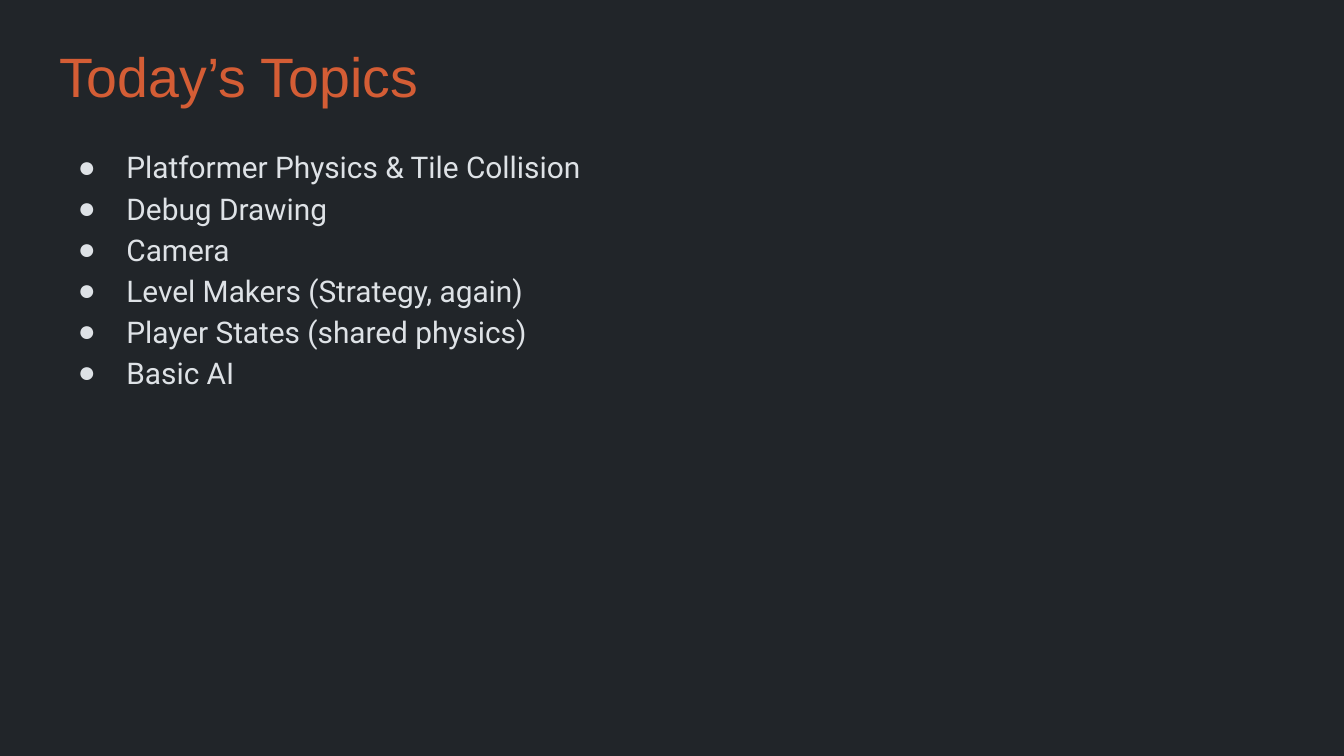
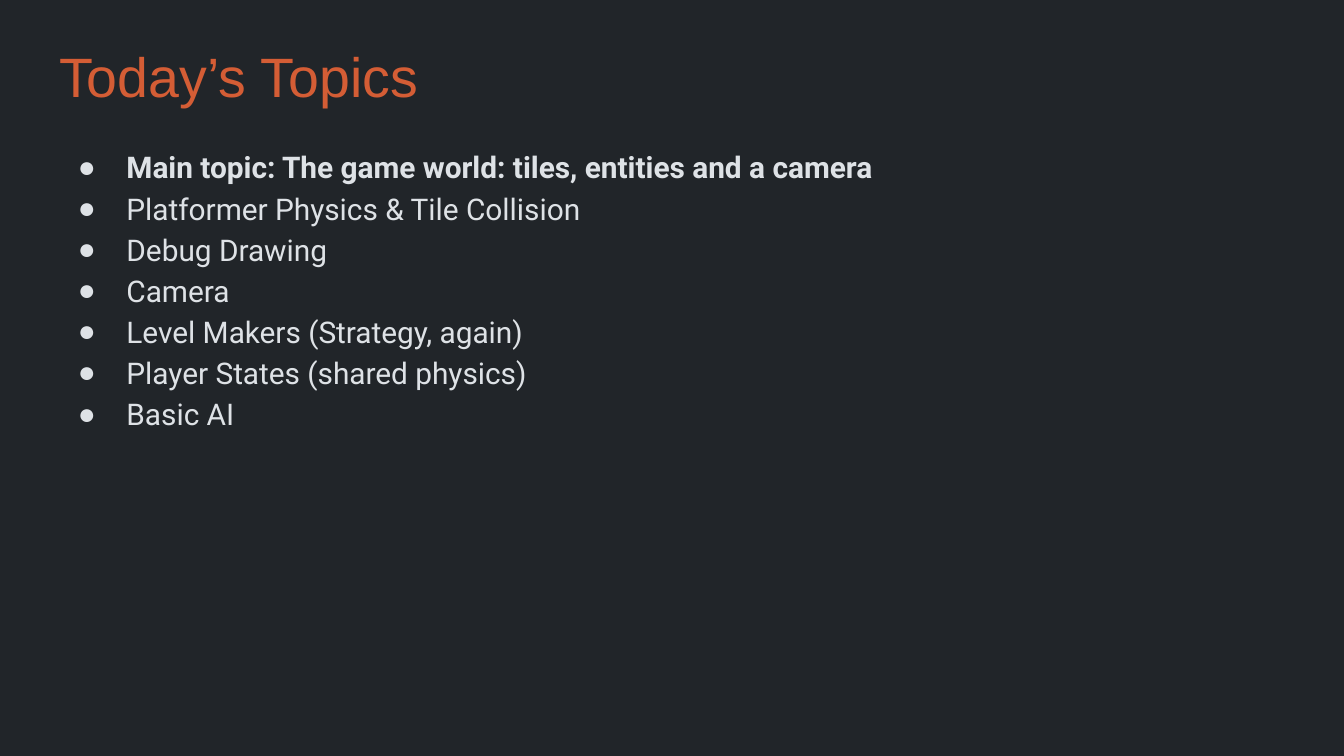
Before and after one commit to Metamate/gar, a slide deck: slide 4 of slides/06 Super Mario Bros.pptx. Drawn at 1344x756 pixels with LibreOffice and Linux fonts; fonts in the diff are those of the drawing. Boxes give left, top, right and bottom in pixels: in the first picture for what was removed or moved away, otherwise in the second. Text is boxed around its words. In the diff, an @@ line names an element or a change of style, - is before the commit and + after.

```diff
--- a/slides/06 Super Mario Bros.pptx
+++ b/slides/06 Super Mario Bros.pptx
@@ text at (x1=126, y1=155, x2=873, y2=184): paragraph added @@
+● Main topic: The game world: tiles, entities and a camera
```
Also in this commit, not shown: 25 other files.
